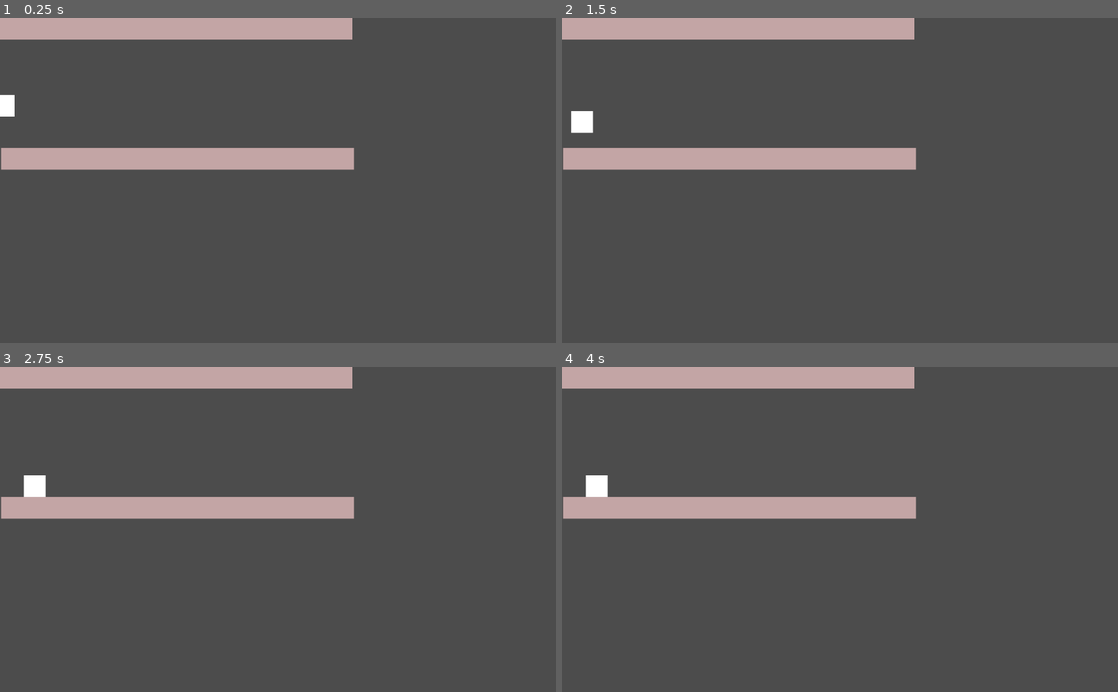
Above: before the commit, frames 1-4 (two rows, left to right).
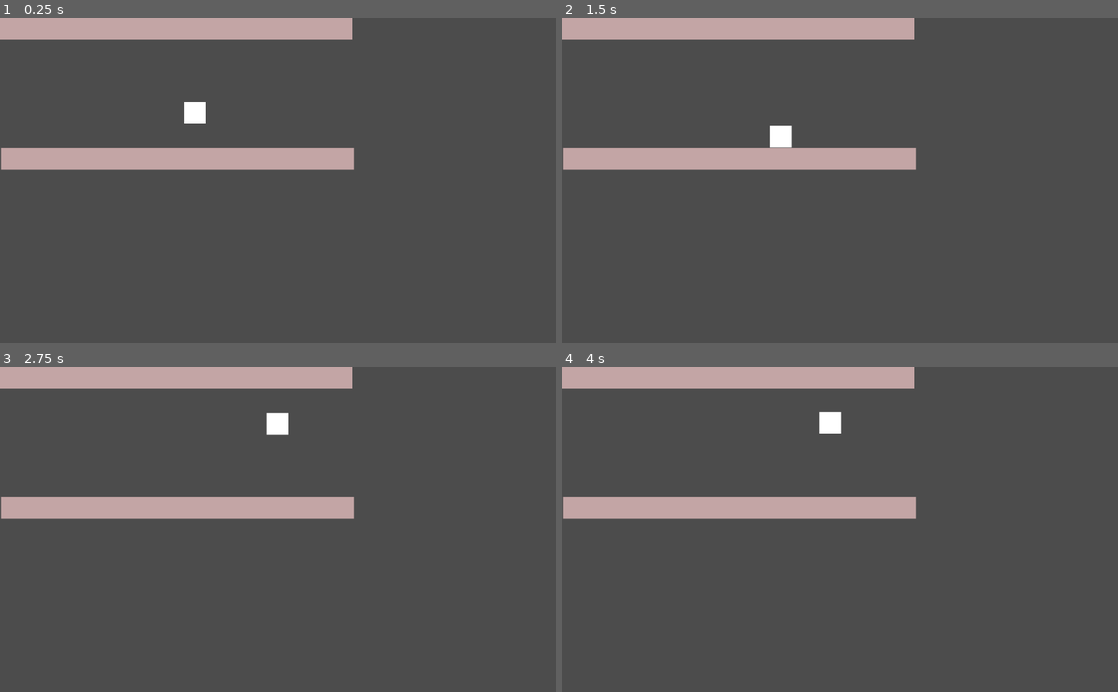
Above: after the commit, the same moments.

Repository: dayyad/kiwijam19
Game: Godot game, scene res://Game.tscn
Same seed, same stepped clock (60 frames per second), same inputs: the game is played once before the commit and once after it.
Inputs:
- Up to frame 1 (0.25 s): no input
- Up to frame 2 (1.5 s): no input
- Up to frame 3 (2.75 s): no input
- Up to frame 4 (4 s): no input

The runs differ from the first frame. In frame 1, 0.4% of the frame differs, in the area x 0-37%, y 23-33%; in frame 2, 0.5%, in the area x 1-42%, y 28-40%; in frame 3, 0.5%; in frame 4, 0.5%.

Commit message:
Npc can randomly move

Diff:
--- a/app/scenes/levels/TestLevel.tscn
+++ b/app/scenes/levels/TestLevel.tscn
@@ -14,4 +14,4 @@
 margin_bottom = 280.0
 
 [node name="NPC" parent="." instance=ExtResource( 2 )]
-position = Vector2( 0, 156.375 )
+position = Vector2( 328.258, 146.036 )
--- a/app/scenes/npcs/NPC.gd
+++ b/app/scenes/npcs/NPC.gd
@@ -7,6 +7,10 @@
 # var b = "text"
 
 #var kinematic_body : KinematicBody2D;
+var steps_in_direction = 100;
+var steps_taken = 0 ;
+
+var direction_moving = Vector2(2,2)
 
 # Called when the node enters the scene tree for the first time.
 func _ready():
@@ -15,9 +19,12 @@
 
 # Called every frame. 'delta' is the elapsed time since the previous frame.
 func _process(delta):
+	steps_taken = steps_taken + 1;
 
+	if steps_taken >= steps_in_direction:
+		steps_taken = 0;
+		direction_moving = Vector2(rand_range(-2,2),rand_range(-2,2));
 
-	var rel_move = Vector2(0.4,0.4);
 	#kinematic_body.move_and_collide(rel_move);
-	move_and_collide(rel_move);
+	move_and_collide(direction_moving);
 	pass
--- a/app/scenes/npcs/NPC.tscn
+++ b/app/scenes/npcs/NPC.tscn
@@ -9,13 +9,11 @@
 position = Vector2( 19.7355, 20.0591 )
 script = ExtResource( 1 )
 
-[node name="Node2D" type="Node2D" parent="."]
-
-[node name="ColorRect" type="ColorRect" parent="Node2D"]
+[node name="ColorRect" type="ColorRect" parent="."]
 margin_left = -19.3711
-margin_top = -19.7586
+margin_top = -20.5334
 margin_right = 20.6289
-margin_bottom = 20.2414
+margin_bottom = 19.4666
 
 [node name="CollisionShape2D" type="CollisionShape2D" parent="."]
 position = Vector2( 0.17701, -0.0167046 )
